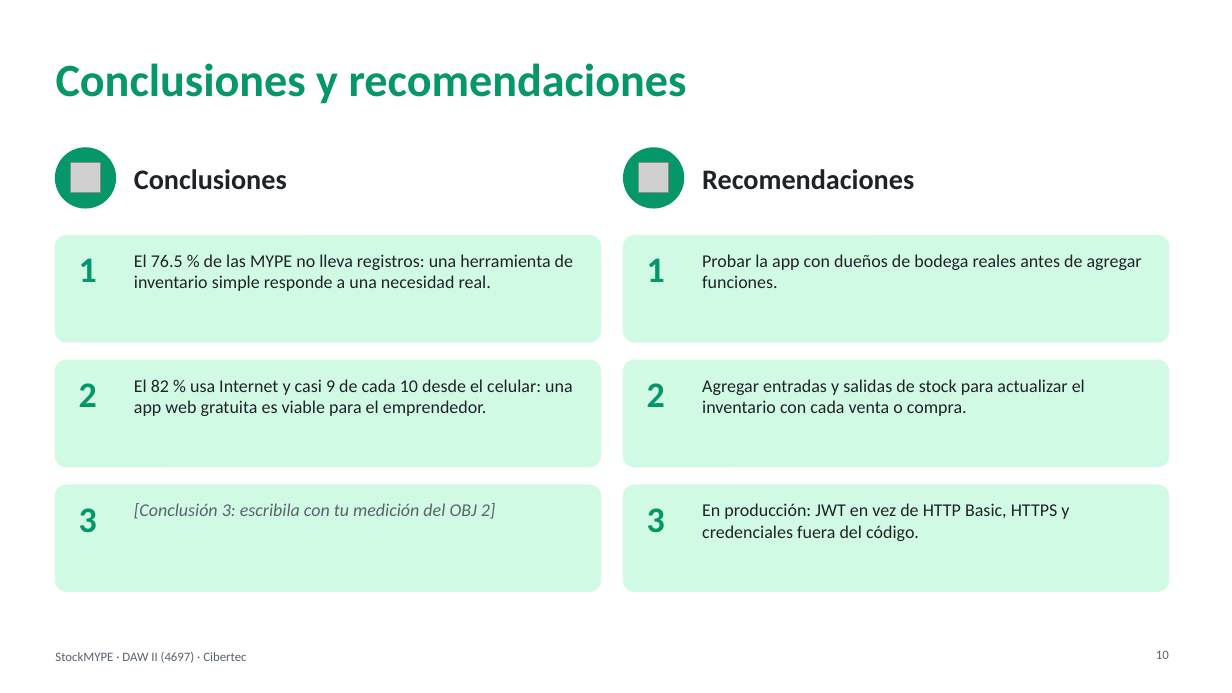
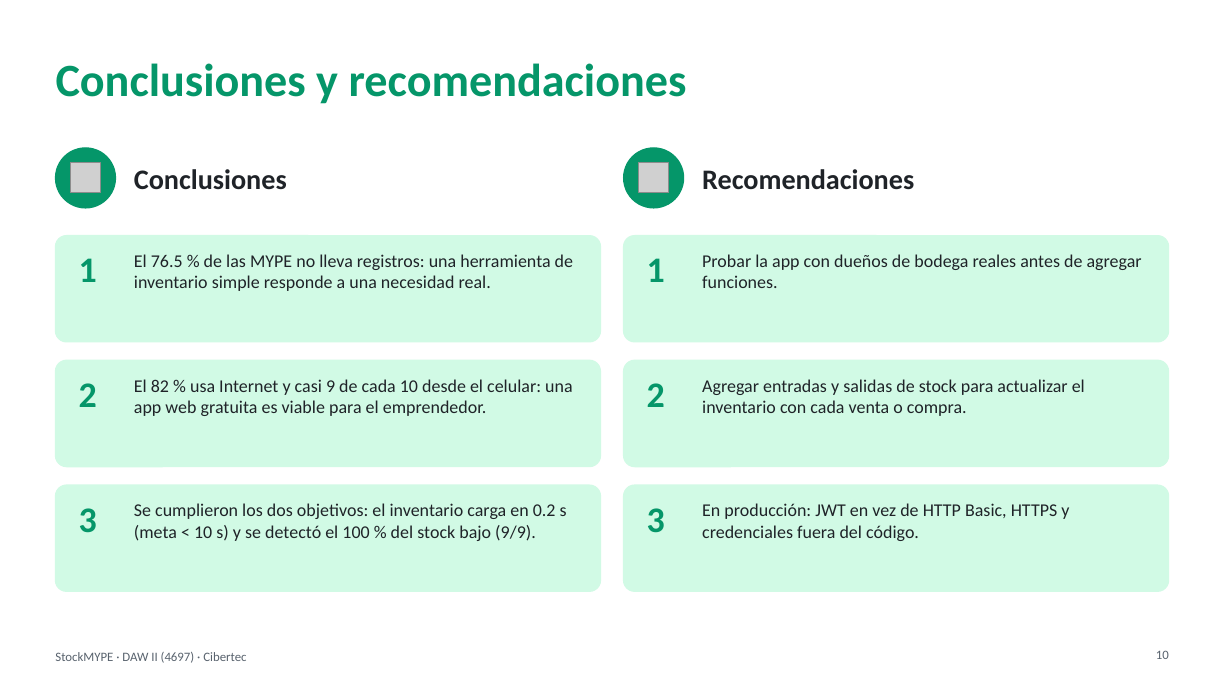
Before and after one commit to nandoxts/DAWII-4697-StockMYPE, a slide deck: slide 10 of docs/Presentacion_StockMYPE_Final.ppt. Drawn at 1232x693 pixels with LibreOffice and Linux fonts; fonts in the diff are those of the drawing; grey boxes stand for pictures; background and template pictures are left out. Boxes give left, top, right and bottom in pixels: in the first picture for what was removed or moved away, otherwise in the second. Text is boxed around its words. In the diff, an @@ line names an element or a change of style, - is before the commit and + after.

```diff
--- a/docs/Presentacion_StockMYPE_Final.ppt
+++ b/docs/Presentacion_StockMYPE_Final.ppt
@@ text at box(134, 503, 567, 541): text changed; text colour #59636E to #1F2328; italic off @@
-[Conclusión 3: escribila con tu medición del OBJ 2]
+Se cumplieron los dos objetivos: el inventario carga en 0.2 s (meta < 10 s) y se detectó el 100 % del stock bajo (9/9).
```
Also in this commit, not shown: 1 other slide changed, 4 other files.
